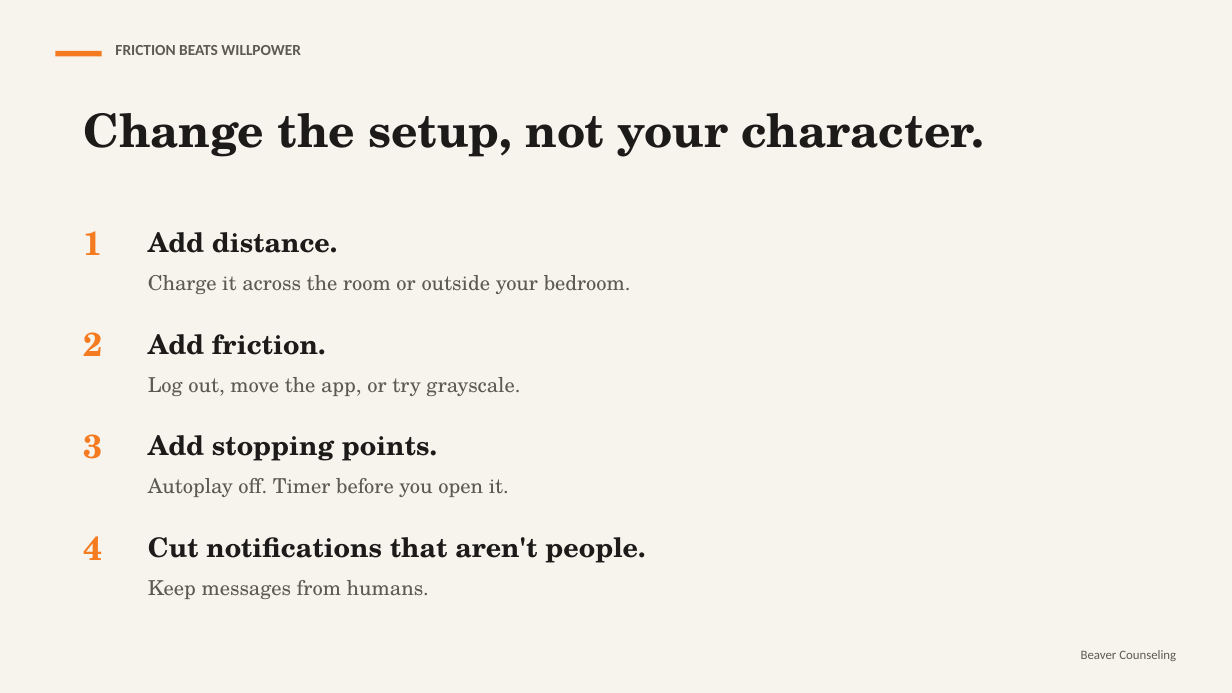
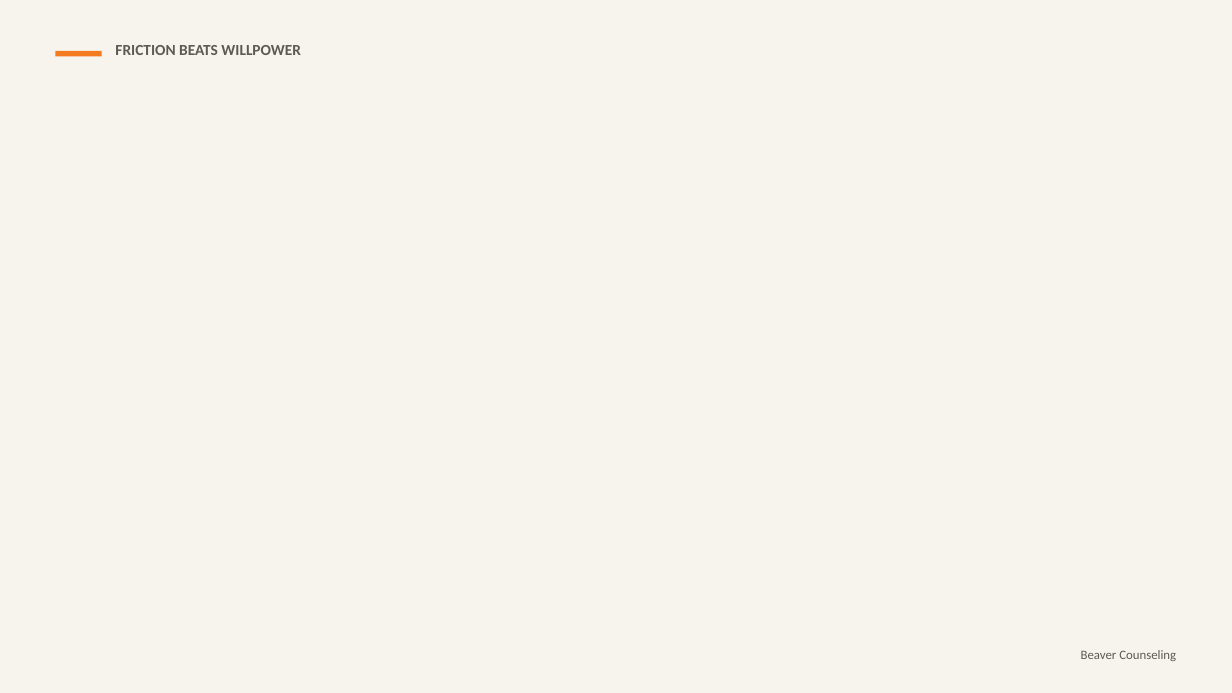
Before and after one commit to rmwtoolkit/bcds-toolkit, a slide deck: slide 27 of decks/doomscroll-lesson-v2.pptx (slide 10 before the commit). Drawn at 1232x693 pixels with LibreOffice and Linux fonts; fonts in the diff are those of the drawing; background and template pictures are left out. Boxes give left, top, right and bottom in pixels: in the first picture for what was removed or moved away, otherwise in the second. Text is boxed around its words. In the diff, an @@ line names an element or a change of style, - is before the commit and + after.

```diff
--- a/decks/doomscroll-lesson-v2.pptx
+++ b/decks/doomscroll-lesson-v2.pptx
@@ text removed at box(83, 113, 985, 157) @@
-Change the setup, not your character.
@@ text removed at box(83, 231, 102, 255) @@
-1
@@ text removed at box(148, 232, 631, 294) @@
-Add distance.
-Charge it across the room or outside your bedroom.
@@ text removed at box(83, 332, 102, 356) @@
-2
@@ text removed at box(148, 334, 520, 396) @@
-Add friction.
-Log out, move the app, or try grayscale.
@@ text removed at box(83, 434, 102, 459) @@
-3
@@ text removed at box(148, 435, 509, 497) @@
-Add stopping points.
-Autoplay off. Timer before you open it.
@@ text removed at box(83, 536, 102, 560) @@
-4
@@ text removed at box(148, 537, 645, 599) @@
-Cut notifications that aren't people.
-Keep messages from humans.
```
Also in this commit, not shown: 10 other slides changed, 22 slides added, 1 slide removed, 8 other files.
